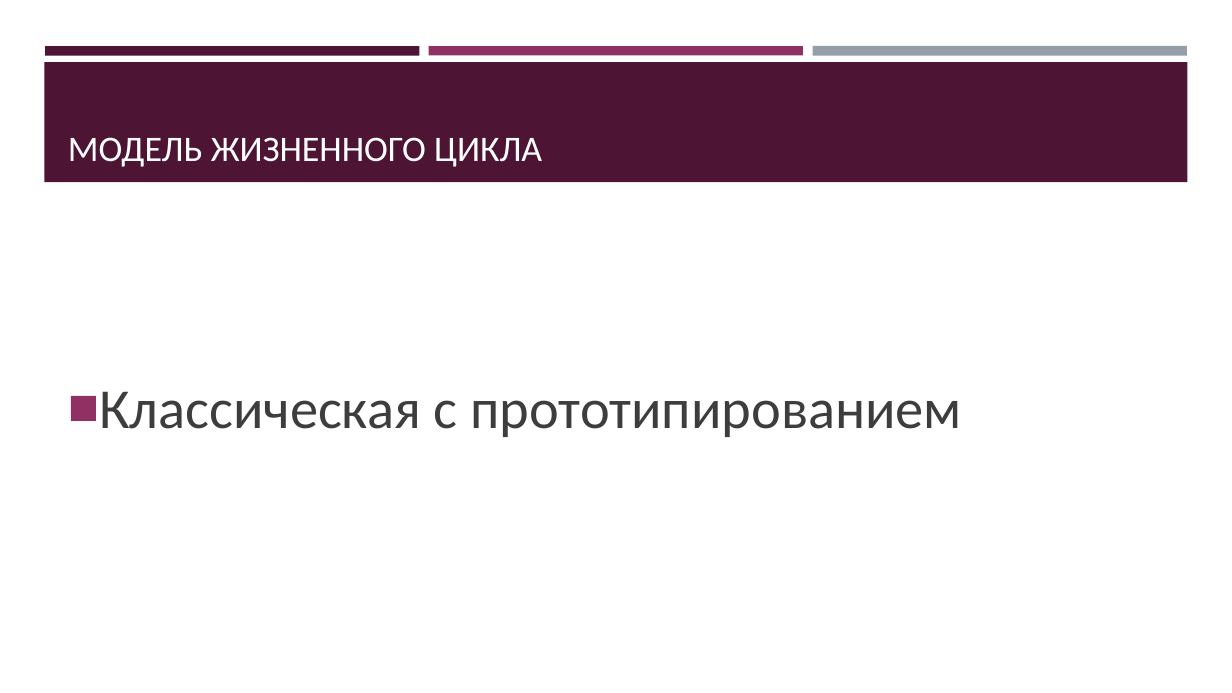
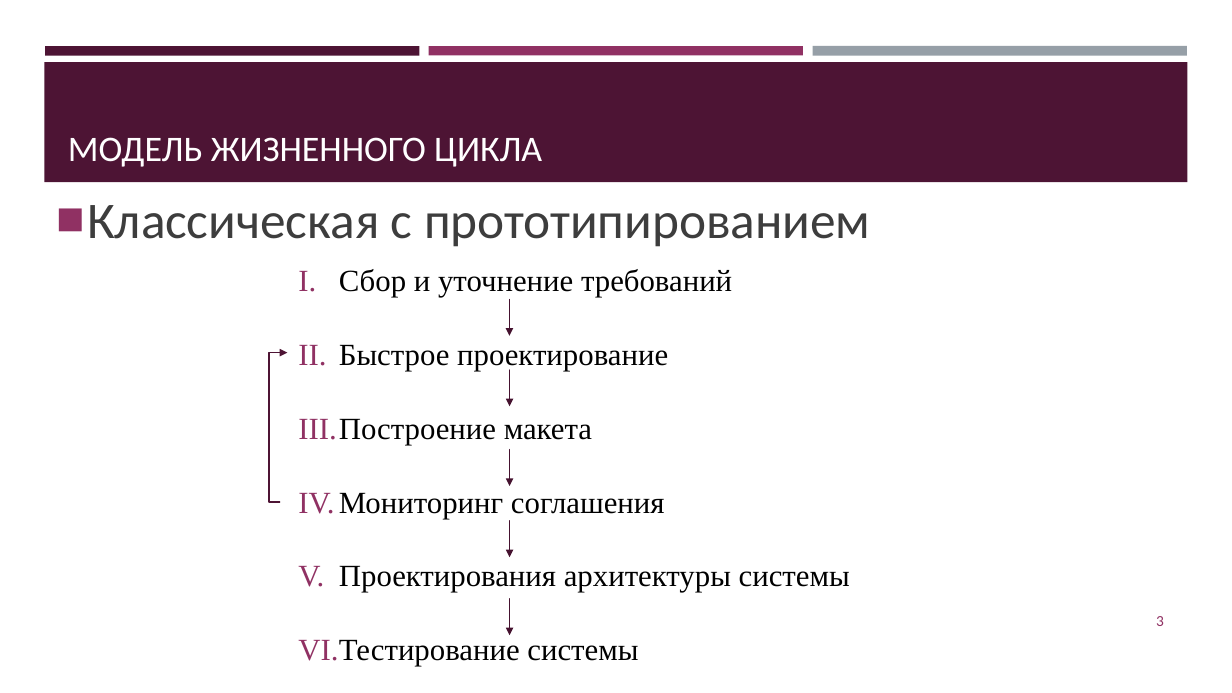
Before and after one commit to jecsonM/MDKmyWORKasAstudent, a slide deck: slide 3 of Сайт для компании «Кисловодск-строй».pptx. Drawn at 1232x693 pixels with LibreOffice and Linux fonts; fonts in the diff are those of the drawing. Boxes give left, top, right and bottom in pixels: in the first picture for what was removed or moved away, otherwise in the second. Text is boxed around its words. In the diff, an @@ line names an element or a change of style, - is before the commit and + after.

```diff
--- a/Сайт для компании «Кисловодск-строй».pptx
+++ b/Сайт для компании «Кисловодск-строй».pptx
@@ text "Классическая с прототипированием": place and size @@
-text "Классическая с прототипированием" at box(99, 391, 962, 437)
+text "Классическая с прототипированием" at box(87, 205, 870, 247)
@@ text "Классическая с прототипированием" at box(87, 205, 870, 247): size 44 to 40 pt @@
@@ text added at box(298, 269, 850, 666), 24 pt, text #000000 @@
+I. Сбор и уточнение требований
+II. Быстрое проектирование
+III. Построение макета
+IV. Мониторинг соглашения
+V. Проектирования архитектуры системы
+VI. Тестирование системы
@@ arrow added from (509, 299) to (509, 335), #45122F 1 pt @@
@@ elbow arrow added from (280, 502) to (287, 353), #4D1434 1 pt @@
@@ arrow added from (510, 370) to (510, 407), #45122F 1 pt @@
@@ arrow added from (510, 450) to (510, 486), #45122F 1 pt @@
@@ arrow added from (510, 521) to (510, 557), #45122F 1 pt @@
@@ arrow added from (510, 599) to (510, 635), #45122F 1 pt @@
@@ page number added at box(1156, 616, 1164, 626), 12 pt, text #903163 @@
+3
```
Also in this commit, not shown: 5 other slides changed, 5 slides added.
